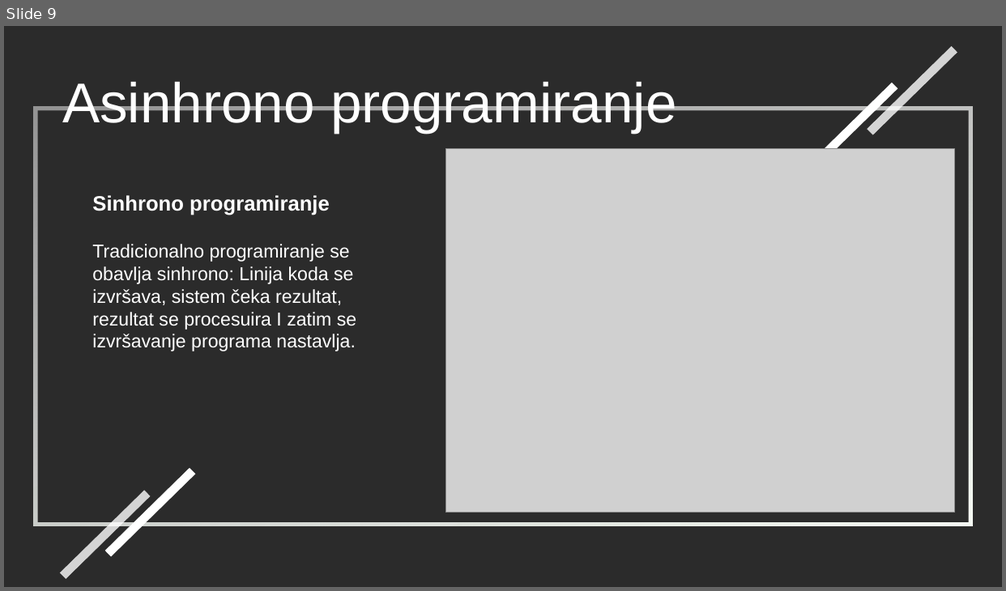
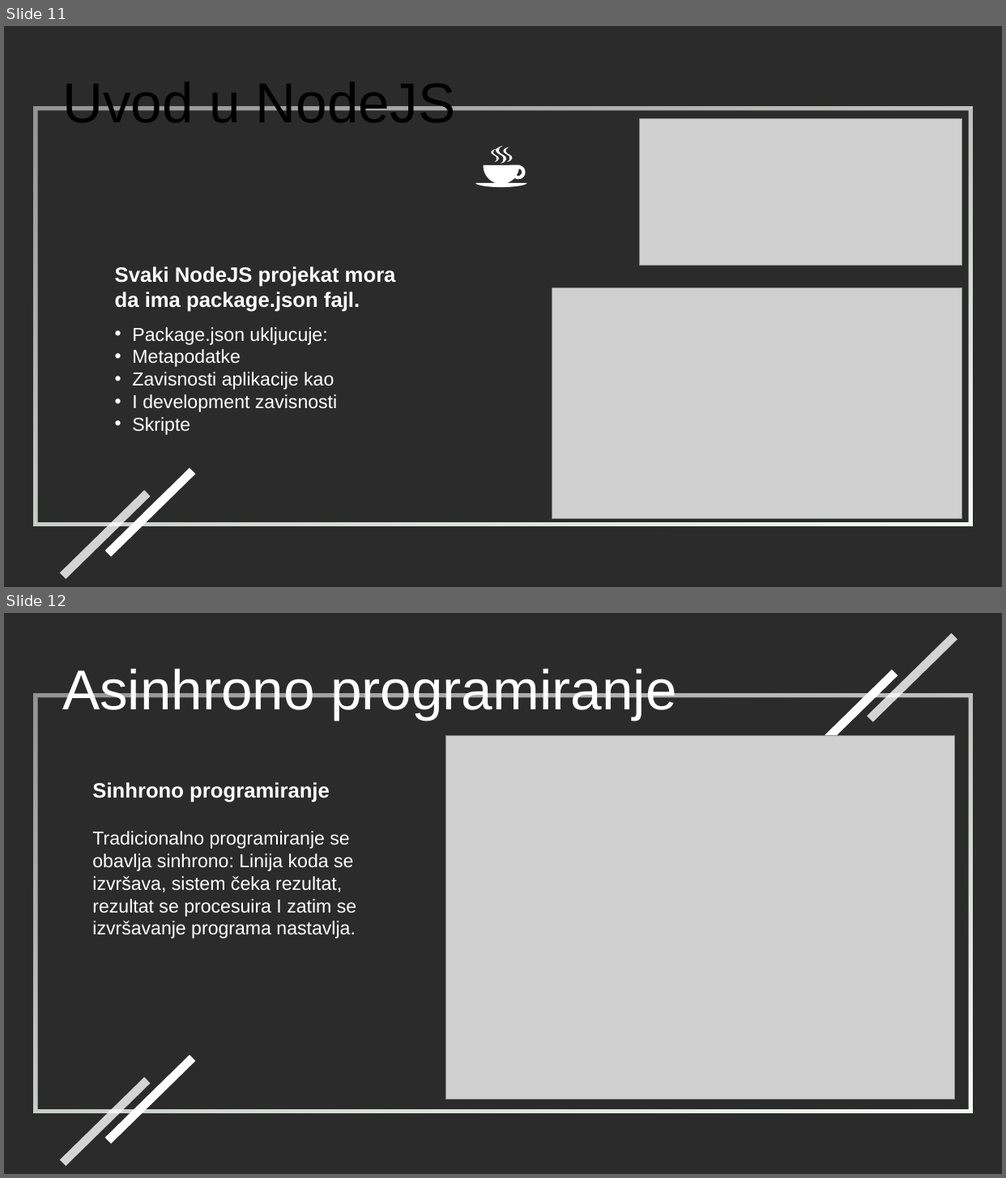
Before and after one commit to stefoverflow/NaperdnoSoftverskoInzenjerstvo, a slide deck: prezentacija.odp. Shown one above the other, each under a label of ours: slide 9 before the commit, slides 11 and 12 after it. The pictures are 1006x591 and 1006x1178 pixels, drawn with LibreOffice and Linux fonts; fonts in the diff are those of the drawing; grey boxes stand for pictures; background and template pictures are left out; a plain dark background stands for a picture behind light text. Boxes give left, top, right and bottom in pixels: in the first picture for what was removed or moved away, otherwise in the second. Text is boxed around its words. In the diff, an @@ line names an element or a change of style, - is before the commit and + after.

```diff
--- a/prezentacija.odp
+++ b/prezentacija.odp
@@ slide 11 added at (x1=4, y1=26, x2=1002, y2=587), background picture (left out) @@
@@ text added at (x1=62, y1=82, x2=455, y2=122), 54 pt, text #000000 @@
+Uvod u NodeJS
@@ frame added at (x1=34, y1=107, x2=973, y2=526), fill gradient #F8FDF6 to #FFFFFF @@
@@ picture added at (x1=640, y1=119, x2=962, y2=266) @@
@@ freeform shape added at (x1=475, y1=146, x2=527, y2=188), fill #FFFFFF @@
@@ text added at (x1=115, y1=267, x2=396, y2=312), 20 pt, text #FFFFFF, bold @@
+Svaki NodeJS projekat mora
+da ima package.json fajl.
@@ picture added at (x1=552, y1=288, x2=962, y2=518) @@
@@ text added at (x1=132, y1=327, x2=337, y2=435), 18 pt, text #FFFFFF @@
+• Package.json ukljucuje:
+• Metapodatke
+• Zavisnosti aplikacije kao
+• I development zavisnosti
+• Skripte
@@ rectangle added at (x1=105, y1=468, x2=195, y2=557), fill #FFFFFF @@
@@ rectangle added at (x1=60, y1=491, x2=150, y2=579), fill #FFFFFF at 80% opacity @@
@@ what was slide 9 is now slide 12 @@
```
Also in this commit, not shown: 22 slides changed, 2 other slides added, 4 other files.
